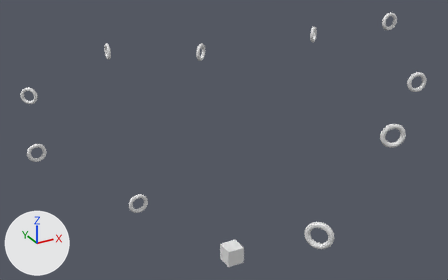
One commit to the Blender file core/blender/Levels/Beginner Levels/level11.blend: the scene before it, then after it.
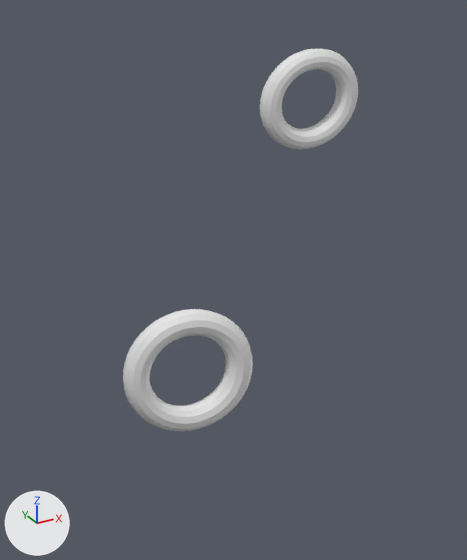
The first picture shows the older version from a 50 mm lens placed at (-30.0, -52.6, 40.8), pointed at (4.8, 10.6, 9.2). The close-ups show both versions on the part from 79% to 100% of the width and 22% to 62% of the height of that picture; other places that the commit changed are outside them. Every picture has the same lights, and +X, +Y and +Z are marked at lower left.

The scene before the commit, as lines of its bpy script (objects in view):
```python
me_gate_007 = bpy.data.meshes.new('Gate.007')
me_gate_007.from_pydata(...)  # a torus around z (ring radius 1.0, tube radius 0.25) spanning x -1.25..1.25, y -1.25..1.25, z -0.25..0.25
me_gate_009 = bpy.data.meshes.new('Gate.009')
me_gate_009.from_pydata(...)  # a torus around z (ring radius 1.0, tube radius 0.25) spanning x -1.25..1.25, y -1.25..1.25, z -0.25..0.25
ob_gate_007 = bpy.data.objects.new('Gate.007', me_gate_009)
ob_gate_007.location = (25.0, -1.0, 17.0)
ob_gate_007.rotation_euler = (1.571, 0.0, -0.262)  # degrees (90, 0, -15)
ob_gate_008 = bpy.data.objects.new('Gate.008', me_gate_007)
ob_gate_008.location = (11.0, -12.0, 17.0)
ob_gate_008.rotation_euler = (1.571, 0.0, -0.423)  # degrees (90, 0, -24)
```
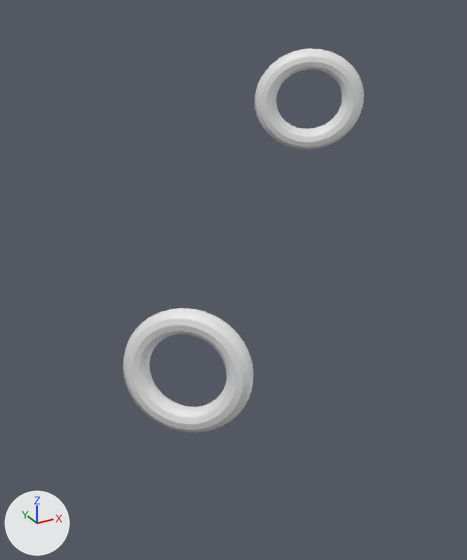
Where the change shows, as pixel boxes (x1, y1, x2, y2) in the close-ups (467 x 560 px):
'Gate.008', turned: before (123, 309, 253, 431); after (123, 308, 253, 432)
'Gate.007', turned: before (260, 49, 358, 149); after (255, 49, 364, 149)

What the commit changed:
Object 'Gate.008' (ob_gate_008) turns from (90, 0, -24) to (90, 0, 120) degrees about x, y and z.
Object 'Gate.007' (ob_gate_007) turns from (90, 0, -15) to (90, 0, 140) degrees about x, y and z.
